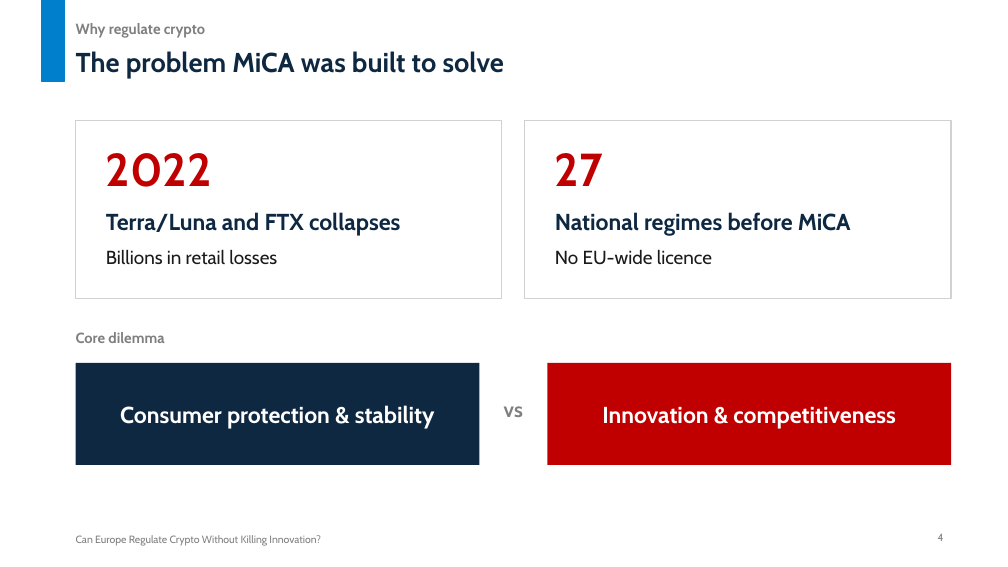
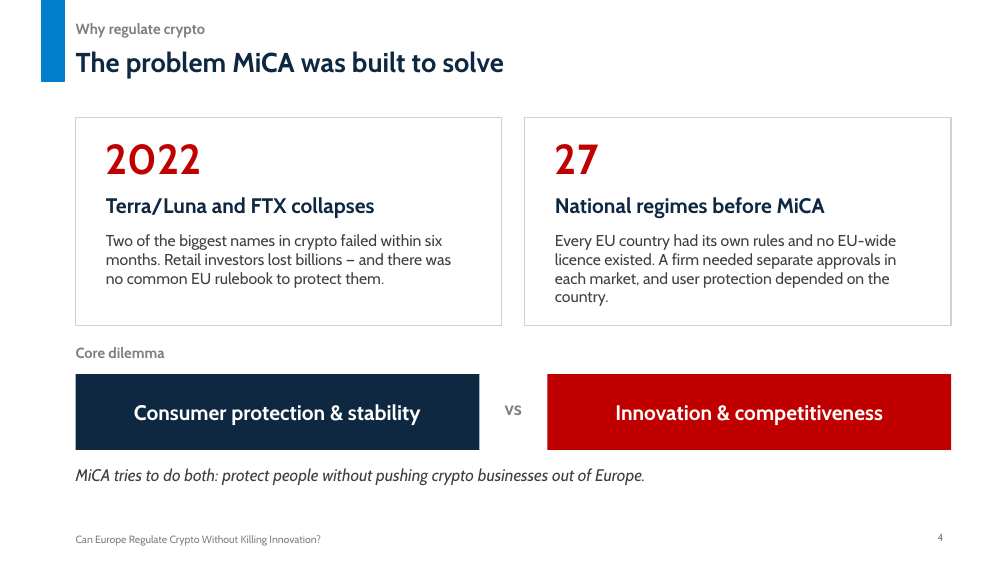
Before and after one commit to untitl333d/-frontend-slides, a slide deck: slide 4 of presentations/mica-seminar/MiCA_Crypto_Regulation_Seminar.pptx. Drawn at 1008x567 pixels with LibreOffice and Linux fonts; fonts in the diff are those of the drawing. Boxes give left, top, right and bottom in pixels: in the first picture for what was removed or moved away, otherwise in the second. Text is boxed around its words. In the diff, an @@ line names an element or a change of style, - is before the commit and + after.

```diff
--- a/presentations/mica-seminar/MiCA_Crypto_Regulation_Seminar.pptx
+++ b/presentations/mica-seminar/MiCA_Crypto_Regulation_Seminar.pptx
@@ rectangle: place and size @@
-rectangle at [76, 121, 502, 299]
+rectangle at [76, 117, 502, 325]
@@ rectangle: place and size @@
-rectangle at [525, 121, 951, 299]
+rectangle at [525, 117, 951, 325]
@@ text "2022": place and size @@
-text "2022" at [106, 153, 212, 187]
+text "2022" at [106, 144, 202, 175]
@@ text "2022" at [106, 144, 202, 175]: size 44 to 40 pt @@
@@ text "27": place and size @@
-text "27" at [555, 153, 603, 186]
+text "27" at [555, 144, 599, 174]
@@ text "27" at [555, 144, 599, 174]: size 44 to 40 pt @@
@@ text "Terra/Luna and FTX collapses": place and size @@
-text "Terra/Luna and FTX collapses" at [106, 212, 400, 236]
+text "Terra/Luna and FTX collapses" at [106, 197, 374, 218]
@@ size 22 to 20 pt in 4 elements at [76, 374, 479, 450], [547, 374, 951, 450], [106, 197, 374, 218], [555, 197, 825, 219] @@
@@ text "National regimes before MiCA": place and size @@
-text "National regimes before MiCA" at [555, 212, 851, 236]
+text "National regimes before MiCA" at [555, 197, 825, 219]
@@ text at [106, 234, 451, 288]: text changed; size 18 to 15 pt; text colour #1A1A1A to #404040 @@
-Billions in retail losses
+Two of the biggest names in crypto failed within six months. Retail investors lost billions — and there was no common EU rulebook to protect them.
@@ text at [555, 234, 896, 306]: text changed; size 18 to 15 pt; text colour #1A1A1A to #404040 @@
-No EU-wide licence
+Every EU country had its own rules and no EU-wide licence existed. A firm needed separate approvals in each market, and user protection depended on the country.
@@ text "Core dilemma": place and size @@
-text "Core dilemma" at [76, 332, 164, 343]
+text "Core dilemma" at [76, 347, 164, 358]
@@ rectangle "Consumer protection & stability": place and size @@
-rectangle "Consumer protection & stability" at [76, 363, 479, 465]
+rectangle "Consumer protection & stability" at [76, 374, 479, 450]
@@ rectangle "Innovation & competitiveness": place and size @@
-rectangle "Innovation & competitiveness" at [547, 363, 951, 465]
+rectangle "Innovation & competitiveness" at [547, 374, 951, 450]
@@ text "vs" at [505, 405, 522, 415]: size 20 to 18 pt @@
@@ text added at [76, 468, 645, 485], 16 pt, text #404040, italic @@
+MiCA tries to do both: protect people without pushing crypto businesses out of Europe.
```
Also in this commit, not shown: 13 other slides changed, 1 other file.
